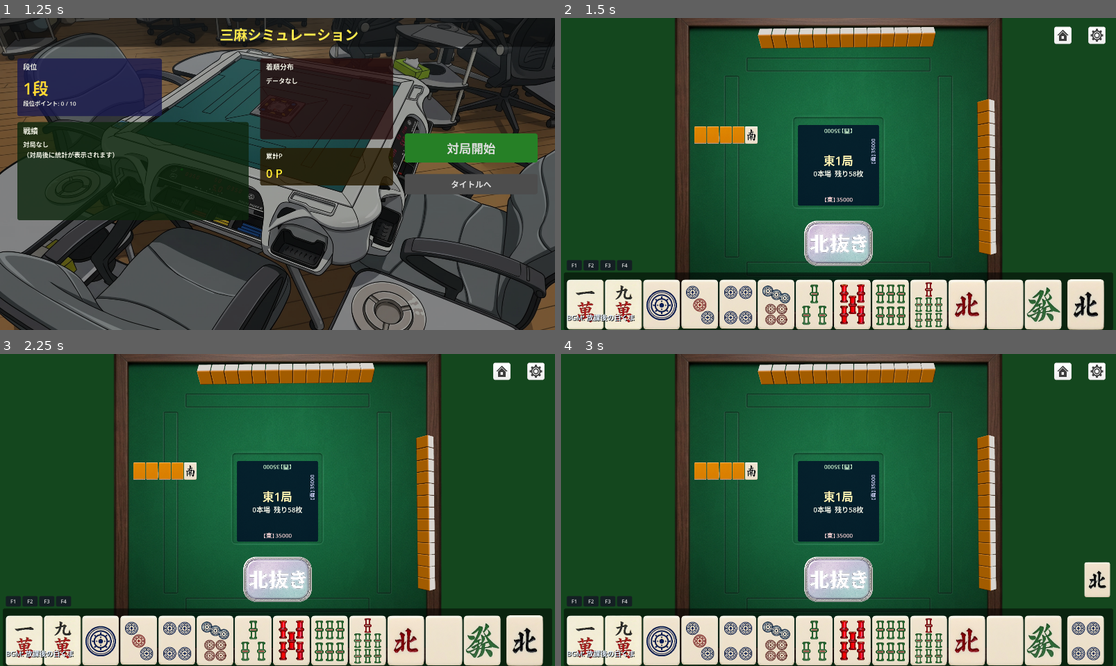
Above: before the commit, frames 1-4 (two rows, left to right).
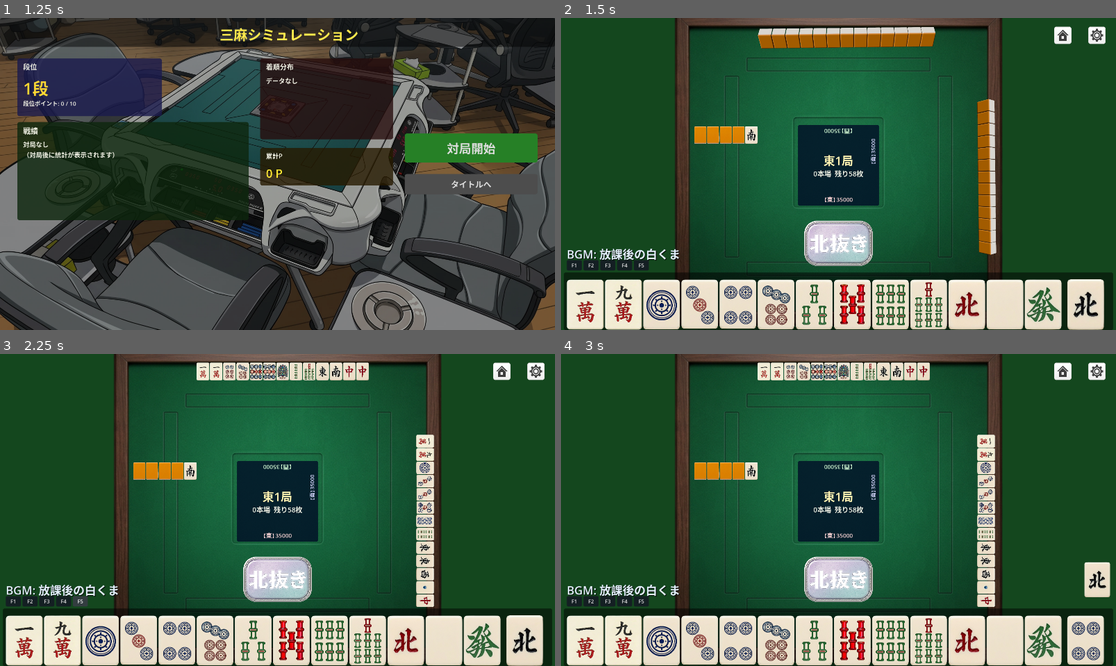
Above: after the commit, the same moments.

Repository: NB0129/3-mapapa
Game: Godot game, scene res://Main.tscn
Same seed, same stepped clock (60 frames per second), same inputs: the game is played once before the commit and once after it. Sound files missing from this copy of the repository are replaced by a short silence.
Inputs (mouse positions are in pixels of both pictures, inside the frame that each line leads up to):
- Up to frame 1 (1.25 s): click "ゲームスタート" at 0.5 s
- Up to frame 2 (1.5 s): click "対局開始" at 1.25 s
- Up to frame 3 (2.25 s): click (77, 600) at 2 s, where only the run after the commit has a clickable "F5"
- Up to frame 4 (3 s): click (838, 578) at 2.75 s

Frame 1 is identical in both runs. In frame 2, 0.7% of the frame differs, in the area x 1-22%, y 73-98%; in frame 3, 4.2%, in the area x 1-79%, y 2-98%; in frame 4, 4.2%.

Commit message:
Speed up NPC turns and add hand debug toggle

Diff:
--- a/autoload/GameState.gd
+++ b/autoload/GameState.gd
@@ -38,7 +38,7 @@
 # ============================================================
 const INITIAL_SCORE := 35000
 const SETTLEMENT_BASE := 40000  # 精算の基準点（開始点数35000とは別）
-const NPC_THINK_SEC := 0.8
+const NPC_THINK_SEC := 0.2
 
 # ============================================================
 # マッチレベル状態
@@ -301,23 +301,32 @@
 	var hand_ids: Array = MahjongLogic.get_ids(p.hand)
 	var best_indices: Array = []
 	var best_shanten := 99
-	var best_ukeire := -1
 	for i in range(p.hand.size()):
 		if p.hand[i].id == MahjongLogic.NORTH:
 			continue
 		var test: Array = hand_ids.duplicate()
 		test.remove_at(i)
 		var shanten: int = MahjongLogic.calculate_shanten(test)
-		var ukeire: int = MahjongLogic.count_ukeire_after_discard(test)
-		if shanten < best_shanten or (shanten == best_shanten and ukeire > best_ukeire):
+		if shanten < best_shanten:
 			best_shanten = shanten
-			best_ukeire = ukeire
 			best_indices = [i]
-		elif shanten == best_shanten and ukeire == best_ukeire:
+		elif shanten == best_shanten:
 			best_indices.append(i)
 	if best_indices.is_empty():
 		return p.hand.size() - 1
-	return _prefer_non_bonus_discard(p.hand, best_indices)
+
+	var best_ukeire := -1
+	var best_ukeire_indices: Array = []
+	for i: int in best_indices:
+		var test: Array = hand_ids.duplicate()
+		test.remove_at(i)
+		var ukeire: int = MahjongLogic.count_ukeire_after_discard(test)
+		if ukeire > best_ukeire:
+			best_ukeire = ukeire
+			best_ukeire_indices = [i]
+		elif ukeire == best_ukeire:
+			best_ukeire_indices.append(i)
+	return _prefer_non_bonus_discard(p.hand, best_ukeire_indices)
 
 func _prefer_non_bonus_discard(hand: Array, indices: Array) -> int:
 	var best_indices: Array = []
--- a/game.gd
+++ b/game.gd
@@ -85,6 +85,7 @@
 var _debug_rinshan_slot_textures: Array = []
 var _debug_rinshan_error_label: Label
 var _debug_buttons_box: Control
+var _debug_show_npc_hands: bool = false
 
 const UPPER_IDX := 2
 const RIGHT_IDX := 1
@@ -378,13 +379,13 @@
 	_status_label.visible = false
 	add_child(_status_label)
 
-	_bgm_title_label = _make_label("", Vector2(20, 1018), 24)
-	_bgm_title_label.size = Vector2(720, 40)
+	_bgm_title_label = _make_label("", Vector2(10, 36), 40)
+	_bgm_title_label.size = Vector2(900, 50)
 	_bgm_title_label.add_theme_color_override("font_color", Color(0.9, 0.95, 1.0))
 	_bgm_title_label.add_theme_color_override("font_shadow_color", Color(0, 0, 0, 0.9))
 	_bgm_title_label.add_theme_constant_override("shadow_offset_x", 2)
 	_bgm_title_label.add_theme_constant_override("shadow_offset_y", 2)
-	add_child(_bgm_title_label)
+	player_panel.add_child(_bgm_title_label)
 
 	# --- 結果オーバーレイ ---
 	_win_overlay = ColorRect.new()
@@ -1263,6 +1264,9 @@
 	for child in box.get_children():
 		box.remove_child(child)
 		child.queue_free()
+	if _debug_show_npc_hands:
+		_fill_npc_debug_hand_box(box, player.hand, max_w, max_h, rotation_degrees)
+		return
 	var paths: Array = NPC_HAND_TEXTURE_PATHS.get(seat_key, [])
 	if paths.is_empty():
 		return
@@ -1294,6 +1298,37 @@
 	elif rotated:
 		tex_rect.position.x = tex_rect.size.y
 	box.add_child(tex_rect)
+
+func _fill_npc_debug_hand_box(box: Control, hand: Array, max_w: int, max_h: int, rotation_degrees: float = 0.0) -> void:
+	if hand.is_empty():
+		return
+	var tile_w := 44
+	var tile_h := 61
+	var gap := 2
+	var vertical: bool = not is_zero_approx(fmod(absf(rotation_degrees), 180.0))
+	var sorted_hand: Array = hand.duplicate(true)
+	sorted_hand.sort_custom(func(a: Dictionary, b: Dictionary) -> bool:
+		return _tile_sort_key(a) < _tile_sort_key(b)
+	)
+	for i in range(sorted_hand.size()):
+		var tile: Dictionary = sorted_hand[i]
+		var rect := TextureRect.new()
+		rect.size = Vector2(tile_w, tile_h)
+		rect.expand_mode = TextureRect.EXPAND_IGNORE_SIZE
+		rect.stretch_mode = TextureRect.STRETCH_KEEP_ASPECT_CENTERED
+		rect.texture = _get_tile_texture(tile)
+		rect.mouse_filter = Control.MOUSE_FILTER_IGNORE
+		rect.rotation_degrees = rotation_degrees
+		if vertical:
+			rect.position = Vector2(0, i * (tile_w + gap))
+			if rotation_degrees > 0.0:
+				rect.position.x += tile_h
+		else:
+			rect.position = Vector2(i * (tile_w + gap), 0)
+			if is_equal_approx(absf(rotation_degrees), 180.0):
+				rect.position.x = max_w - i * (tile_w + gap)
+				rect.position.y = tile_h
+		box.add_child(rect)
 
 func _make_used_rect_texture(path: String) -> Texture2D:
 	var tex: Texture2D = _tile_texture_cache[path] if _tile_texture_cache.has(path) else null
@@ -1862,10 +1897,12 @@
 			_open_debug_for(UPPER_IDX)
 		elif event.keycode == KEY_F4:
 			_toggle_rinshan_debug()
+		elif event.keycode == KEY_F5:
+			_toggle_npc_hand_debug()
 
 func _build_debug_buttons() -> Control:
 	var box := Control.new()
-	box.size = Vector2(260, 40)
+	box.size = Vector2(320, 40)
 	var button_defs: Array = [
 		{"text": "F1", "tooltip": "プレイヤー手牌デバッグ", "target": 0},
 		{"text": "F2", "tooltip": "NPC1・右家手牌デバッグ", "target": RIGHT_IDX},
@@ -1883,6 +1920,11 @@
 	btn_f4.position = Vector2(3 * 58, 0)
 	btn_f4.pressed.connect(_toggle_rinshan_debug)
 	box.add_child(btn_f4)
+
+	var btn_f5 := _make_debug_button("F5", "NPC謇狗煙陦ｨ遉ｺ")
+	btn_f5.position = Vector2(4 * 58, 0)
+	btn_f5.pressed.connect(_toggle_npc_hand_debug)
+	box.add_child(btn_f5)
 	return box
 
 func _make_debug_button(text: String, tooltip: String) -> Button:
@@ -1897,6 +1939,10 @@
 	_debug_rinshan_panel.visible = not _debug_rinshan_panel.visible
 	if _debug_rinshan_panel.visible:
 		_rinshan_debug_init()
+
+func _toggle_npc_hand_debug() -> void:
+	_debug_show_npc_hands = not _debug_show_npc_hands
+	_refresh_npc_areas()
 
 func _open_debug_for(target_idx: int) -> void:
 	if _debug_panel.visible and _debug_target_idx == target_idx:
Not shown, changed: 3人麻雀ぱぱ仕様書.txt
Not shown, changed: 3人麻雀ぱぱ更新履歴.txt
